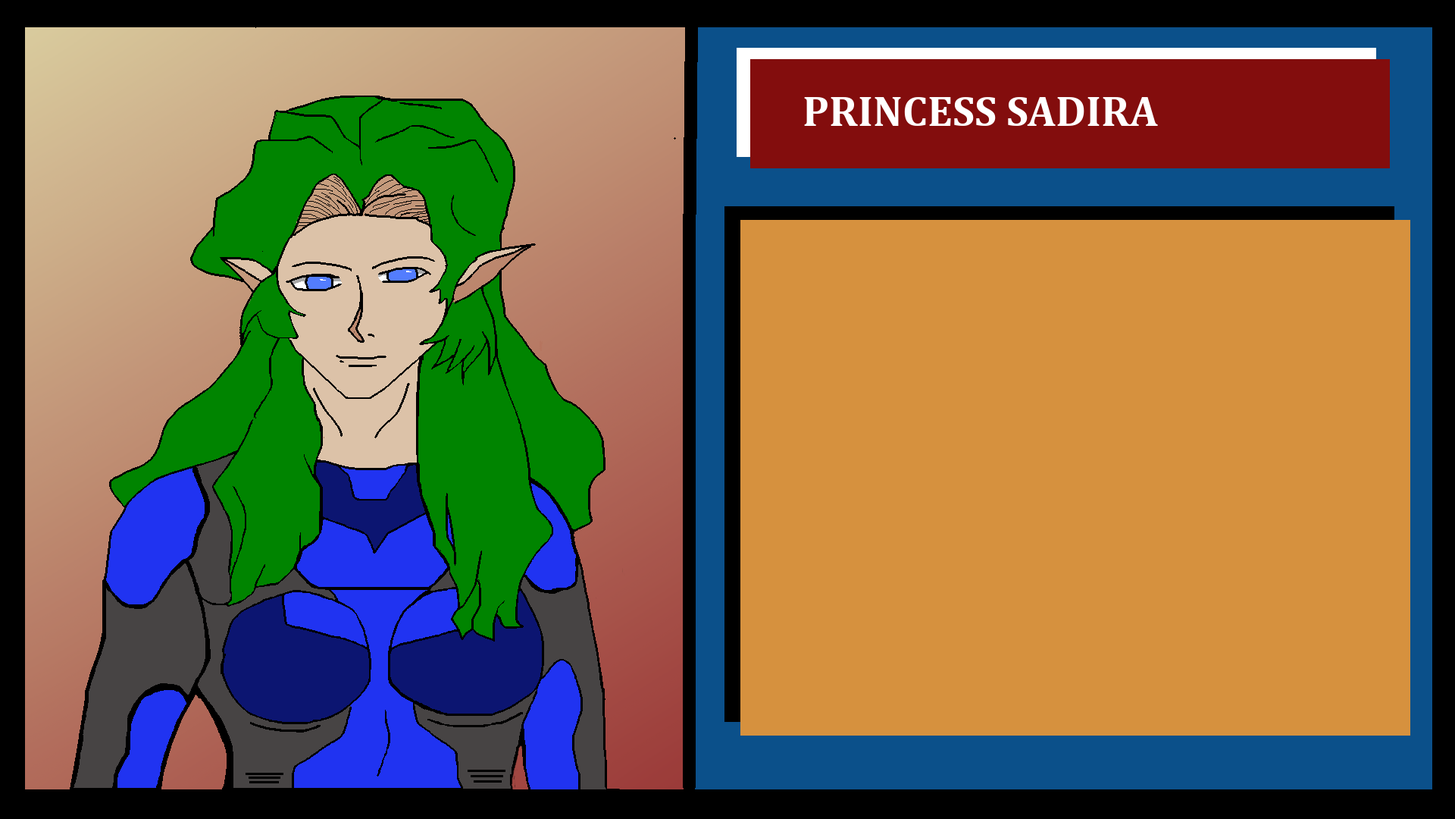
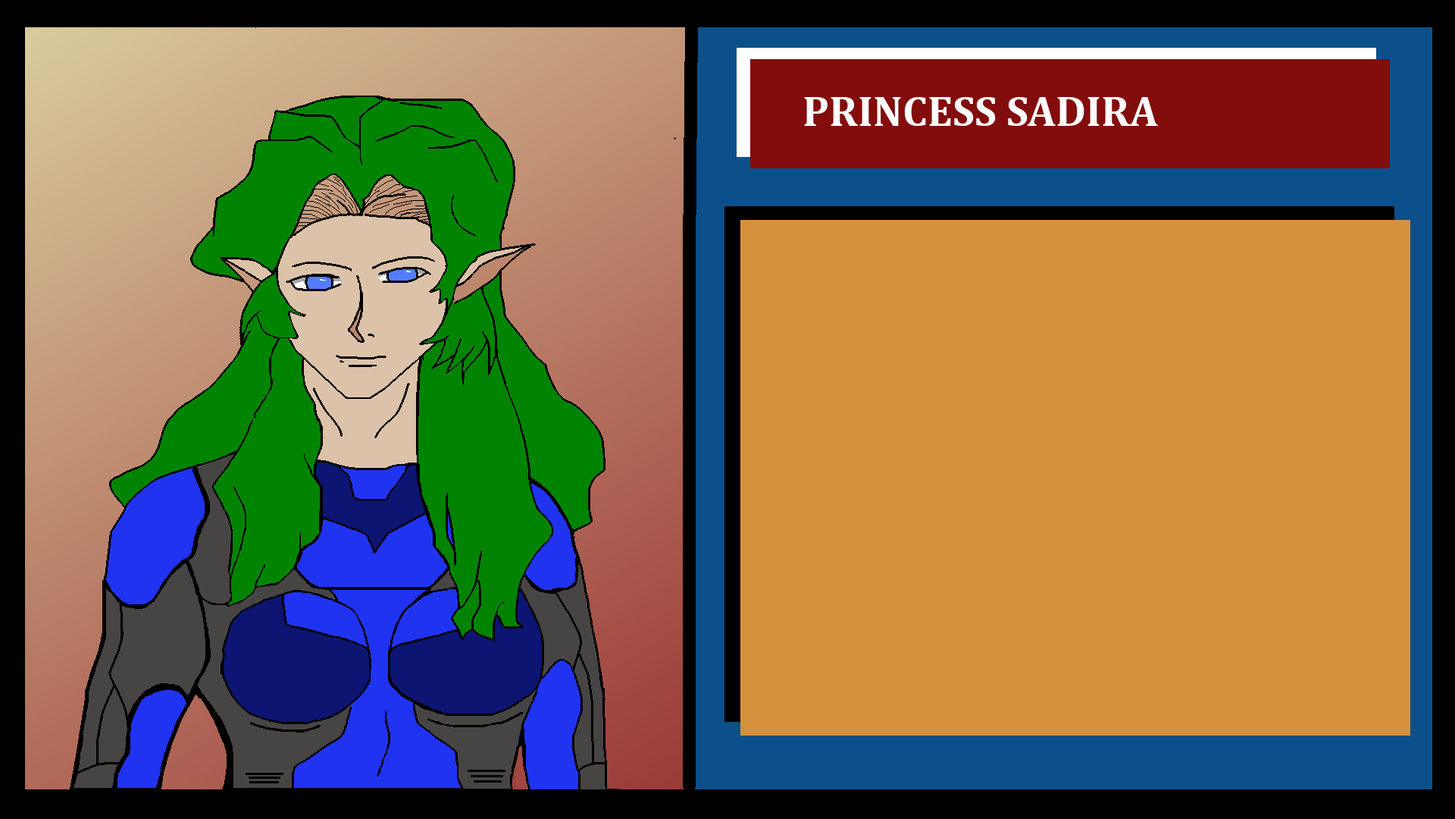
Layer changes from the first 1455 × 819 image to the second:
painted on "spaceSuitColor" over (77, 592, 605, 774)
